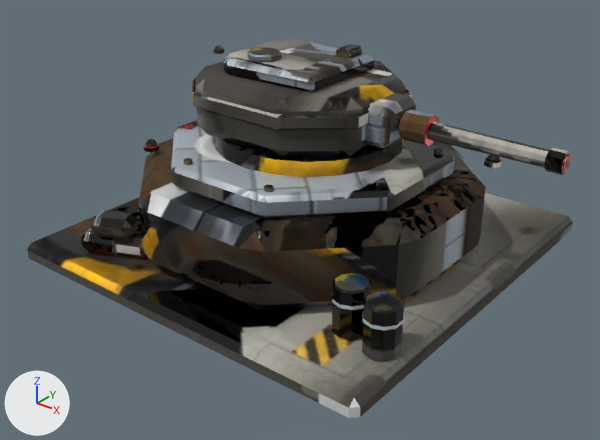
A saved change to the glTF model public/models/gun.allies.glb.
One viewpoint serves both versions: a camera (50 mm lens) standing at (1.121, -1.435, 0.956) and looking at (0.049, -0.094, 0.125). The lights are fixed; the arrows at lower left show +X, +Y and +Z. The first picture is the older version. Where no turn or scale is listed for an object, it has been applied to the vertices. Vertices at exactly the same position are counted once.

The older version as bpy lines, for what is in view:
```python
me_b0 = bpy.data.meshes.new('b0')
me_b0.from_pydata(...)  # 96 vertices, 170 faces; spans x -0.191..0.191, y -0.032..0.032, z -0.03..0.03
me_b0.materials.append(mat_body)
me_root = bpy.data.meshes.new('root')
me_root.from_pydata(...)  # 543 vertices, 870 faces; spans x -0.48..0.48, y -0.48..0.48, z -0.155..0.155
me_root.materials.append(mat_body)
me_turret = bpy.data.meshes.new('turret')
me_turret.from_pydata(...)  # 282 vertices, 496 faces; spans x -1.0..1.0, y -0.83..0.83, z -0.36..0.36
me_turret.materials.append(mat_body)
ob_b0_mesh = bpy.data.objects.new('b0_mesh', me_b0)
ob_b0_mesh.location = (0.421, 0.0, 0.375)
ob_root_mesh = bpy.data.objects.new('root_mesh', me_root)
ob_root_mesh.location = (0.0, 0.0, 0.155)
ob_turret_mesh = bpy.data.objects.new('turret_mesh', me_turret)
ob_turret_mesh.parent = ob_turret
ob_turret_mesh.location = (0.0014, 0.0, 0.0902)
ob_turret_mesh.scale = (0.249, 0.249, 0.249)
```
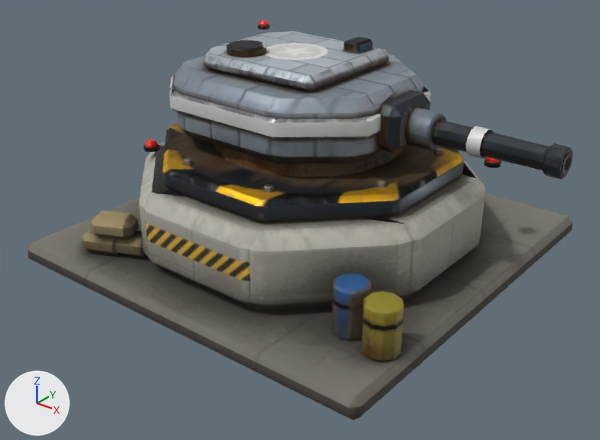
Changed parts and their boxes (x1, y1, x2, y2) in the pictures (600 x 440 px; the box of a moved part takes in the faces that stretch with it):
'root_mesh', reshaped: before (27, 120, 573, 420); after (27, 124, 573, 420)
'turret_mesh', reshaped, moved, rescaled (17% wider, 22% taller): before (192, 39, 416, 157); after (169, 20, 431, 164)
'b0_mesh', reshaped (9% taller): before (398, 110, 571, 175); after (405, 108, 573, 179)
part 1 of me_root, moved or reshaped: before (171, 120, 455, 219); after (162, 124, 464, 223)
part 2 of me_root, moved or reshaped (not visible afterwards): before (151, 143, 476, 224)
part 3 of me_root, surface changed: before (27, 123, 573, 420); after (27, 139, 573, 420)
part 4 of me_turret, moved or reshaped: before (213, 49, 224, 54); after (258, 24, 270, 30)
part 5 of me_turret, moved or reshaped: before (215, 45, 223, 50); after (259, 20, 268, 26)
part 6 of me_turret, moved or reshaped: before (224, 39, 375, 92); after (204, 31, 389, 92)
part 7 of me_turret, moved or reshaped: before (336, 44, 361, 58); after (344, 37, 372, 53)
part 8 of me_turret, added: after (226, 40, 266, 57)
part 9 of me_turret, deleted: before (349, 49, 362, 58)
part 10 of me_turret, moved or reshaped: before (192, 47, 416, 157); after (169, 42, 431, 164)
part 11 of me_turret, surface changed: before (379, 137, 402, 148); after (388, 143, 407, 152)
part 12 of me_b0, added: after (432, 120, 572, 176)
part 13 of me_b0, moved or reshaped: before (544, 148, 571, 175); after (543, 143, 573, 179)
part 14 of me_b0, moved or reshaped: before (565, 159, 570, 169); after (565, 157, 571, 171)
part 15 of me_b0, rebuilt: before (399, 110, 439, 146); after (405, 108, 446, 150)
part 16 of me_b0, added: after (466, 126, 493, 159)
part 17 of me_b0, deleted: before (398, 115, 571, 172)

Patch to the scene script:
```diff
--- a/public/models/gun.allies.glb.py
+++ b/public/models/gun.allies.glb.py
@@ me_root @@
-me_root.from_pydata(...)  # 543 vertices, 870 faces; spans x -0.48..0.48, y -0.48..0.48, z -0.155..0.155
+me_root.from_pydata(...)  # 542 vertices, 870 faces; spans x -0.48..0.48, y -0.48..0.48, z -0.155..0.155
+# me_root part 1: the loose piece of 48 vertices spanning x -0.314..0.314, y -0.314..0.314, z 0.075..0.125 is scaled about its middle by (1.06, 1.06, 1)
+# me_root part 2
+# 1 vertex is removed from x -0.219, y -0.318, z -0.055
+# 24 faces are deleted
+# 24 new faces join them
+# me_root part 3: 748 kept faces spanning x -0.48..0.48, y -0.48..0.48, z -0.155..0.155 get new texture (UV) coordinates
 me_root.materials.append(mat_body)
@@ me_turret @@
 # used by ob_turret_mesh; parent = ob_turret; location = (0.0014, 0.0, 0.0902); scale = (0.249, 0.249, 0.249)
-me_turret.from_pydata(...)  # 282 vertices, 496 faces; spans x -1.0..1.0, y -0.83..0.83, z -0.36..0.36
+me_turret.from_pydata(...)  # 282 vertices, 501 faces; spans x -1.0..1.0, y -0.85..0.85, z -0.35..0.35
+# me_turret part 4: the loose piece of 16 vertices spanning x -0.86..-0.76, y -0.37..-0.27, z 0.28..0.31 is moved by (0.07, 0.67, 0.0)
+# me_turret part 5: the loose piece of 34 vertices spanning x -0.85..-0.77, y -0.36..-0.28, z 0.27..0.35 is moved by (0.07, 0.67, 0.0)
+# me_turret part 6: the loose piece of 36 vertices spanning x -0.73..0.4, y -0.52..0.52, z 0.15..0.29 is scaled about its middle by (1.05, 1.08, 0.805), then moved by (0.02, 0.0, -0.03)
+# me_turret part 7: the loose piece of 24 vertices spanning x 0.13..0.27, y 0.21..0.43, z 0.26..0.36 is moved by (0.04, 0.03, -0.04)
+# me_turret part 8: a new loose piece of 48 vertices spanning x -0.55..-0.24, y -0.42..-0.1, z 0.25..0.31, in mat_body
+# me_turret part 9: the loose piece of 8 vertices spanning x 0.26..0.28, y 0.23..0.41, z 0.28..0.34 is deleted
+# me_turret part 10: 4 vertices moved within x -0.91..-0.65, y -0.83..0.83, z -0.27..0.02; 154 vertices removed from x -1.0..1.0, y -0.83..0.83, z -0.36..0.35; 114 vertices added at x -1.0..1.0, y -0.85..0.85, z -0.35..0.31
+# me_turret part 11: 4 kept faces spanning x 0.94..1.0, y -0.26..0.26, z -0.28..-0.22 get new texture (UV) coordinates
 me_turret.materials.append(mat_body)
@@ me_b0 @@
-me_b0.from_pydata(...)  # 96 vertices, 170 faces; spans x -0.191..0.191, y -0.032..0.032, z -0.03..0.03
+me_b0.from_pydata(...)  # 148 vertices, 250 faces; spans x -0.191..0.191, y -0.04..0.04, z -0.04..0.04
+# me_b0 part 12: a new loose piece, a 10-sided cut cone along x (radius 0.027 at the low end, 0.023 at the high end) spanning x -0.191..0.189, y -0.027..0.027, z -0.026..0.026, in mat_body
+# me_b0 part 13: the loose piece of 40 vertices spanning x 0.153..0.188, y -0.023..0.023, z -0.022..0.022 is scaled about its middle by (1, 1.37, 1.37)
+# me_b0 part 14: the loose piece of 16 vertices spanning x 0.189..0.191, y -0.01..0.01, z -0.01..0.01 is scaled about its middle by (1, 1.35, 1.35)
+# me_b0 part 15: the loose piece of 20 vertices spanning x -0.161..-0.101, y -0.032..0.032, z -0.03..0.03 is rebuilt with 48 vertices and now spans x -0.156..-0.086, y -0.04..0.04, z -0.04..0.04
+# me_b0 part 16: a new loose piece of 24 vertices spanning x -0.006..0.024, y -0.03..0.03, z -0.03..0.03, in mat_body
+# me_b0 part 17: 20 vertices removed from x -0.191..0.189, y -0.02..0.02, z -0.019..0.019
 me_b0.materials.append(mat_body)
@@ ob_turret_mesh @@
 ob_turret_mesh.parent = ob_turret
-ob_turret_mesh.location = (0.0014, 0.0, 0.0902)
-ob_turret_mesh.scale = (0.249, 0.249, 0.249)
+ob_turret_mesh.location = (-0.00656, 0.0, 0.101)
+ob_turret_mesh.scale = (0.287, 0.287, 0.287)
```
